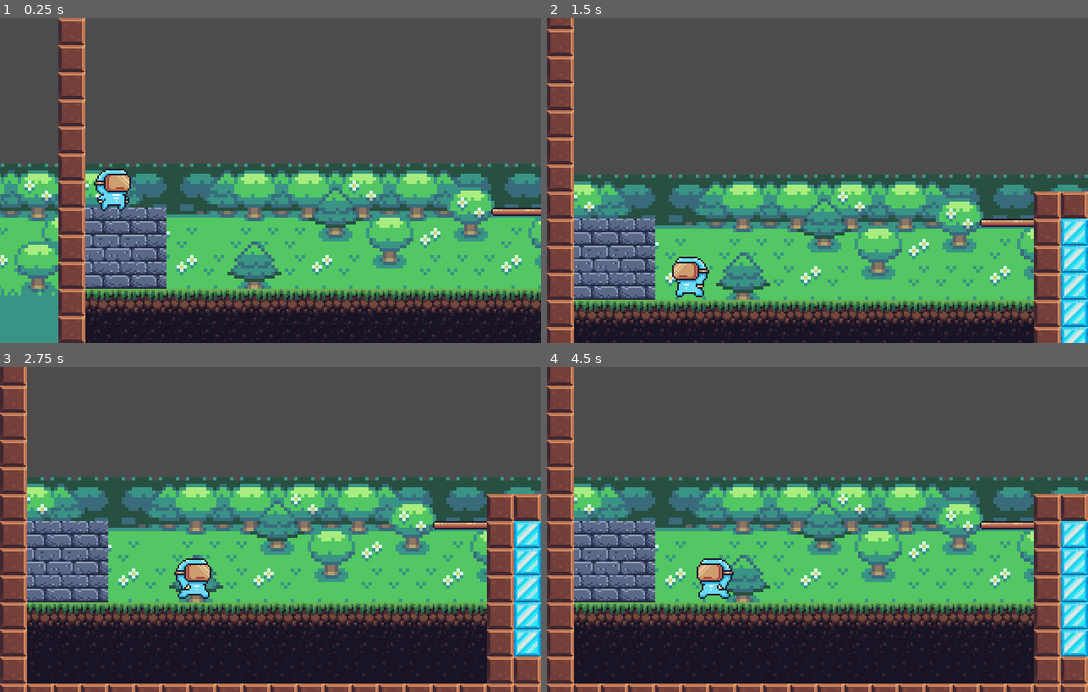
Above: before the commit, frames 1-4 (two rows, left to right).
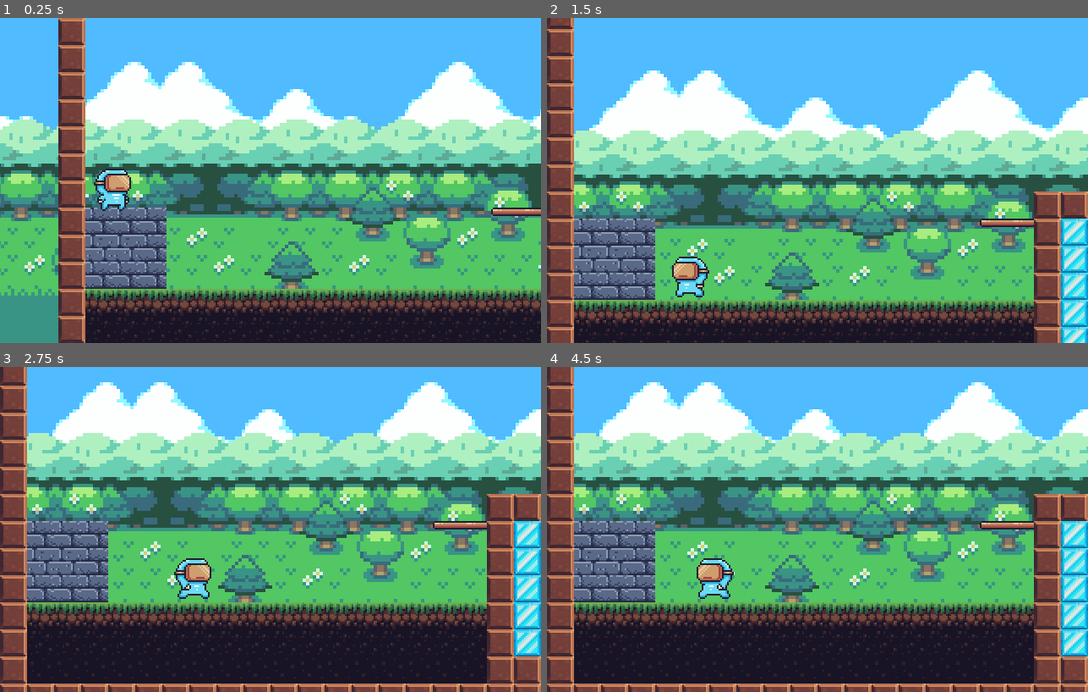
Above: after the commit, the same moments.

Repository: RIEart/zero
Game: Godot game, scene res://Levels/Level_01.tscn
Same seed, same stepped clock (60 frames per second), same inputs: the game is played once before the commit and once after it.
Inputs:
- Up to frame 1 (0.25 s): no input
- Up to frame 2 (1.5 s): hold D (move_right) 0.53-1.28 s; tap Space (jump) at 0.77 s; hold A (move_left) from 1.28 s (still down)
- Up to frame 3 (2.75 s): tap Space (jump) at 1.52 s; release A (move_left) at 2.03 s; hold D (move_right) from 2.03 s (still down)
- Up to frame 4 (4.5 s): tap Space (jump) at 3.02, 3.77 s; release D (move_right) at 3.53 s; hold A (move_left) from 3.53 s (still down)

The runs differ from the first frame. In frame 1, 59% of the frame differs, in the area x 0-100%, y 0-86%; in frame 2, 59%, in the area x 5-100%, y 0-87%; in frame 3, 45%; in frame 4, 46%.

Commit message:
ADD paralax

Diff:
--- a/Levels/Level_01.tscn
+++ b/Levels/Level_01.tscn
@@ -1,9 +1,13 @@
-[gd_scene load_steps=31 format=2]
+[gd_scene load_steps=35 format=2]
 
 [ext_resource path="res://Scene/Player.tscn" type="PackedScene" id=1]
 [ext_resource path="res://assets/Terrain/1 - Foreground_scenery.png" type="Texture" id=2]
 [ext_resource path="res://assets/Terrain/Textures-16.png" type="Texture" id=3]
 [ext_resource path="res://assets/Terrain/Terrain (16x16).png" type="Texture" id=4]
+[ext_resource path="res://assets/Terrain/4 - Cloud_cover_2.png" type="Texture" id=5]
+[ext_resource path="res://assets/Terrain/3 - Cloud_cover_1.png" type="Texture" id=6]
+[ext_resource path="res://assets/Terrain/5 - Sky_color.png" type="Texture" id=7]
+[ext_resource path="res://assets/Terrain/2 - Hills.png" type="Texture" id=8]
 
 [sub_resource type="ConvexPolygonShape2D" id=5]
 points = PoolVector2Array( 0, 0, 16, 0, 16, 16, 0, 16 )
@@ -873,10 +877,49 @@
 
 [node name="ParallaxBackground" type="ParallaxBackground" parent="."]
 
-[node name="ParallaxLayer" type="ParallaxLayer" parent="ParallaxBackground"]
+[node name="sky" type="ParallaxLayer" parent="ParallaxBackground"]
 motion_mirroring = Vector2( 576, 0 )
 
-[node name="Sprite" type="Sprite" parent="ParallaxBackground/ParallaxLayer"]
+[node name="Sprite" type="Sprite" parent="ParallaxBackground/sky"]
+position = Vector2( -12, -234 )
+scale = Vector2( 2, 2 )
+texture = ExtResource( 7 )
+centered = false
+
+[node name="clouds" type="ParallaxLayer" parent="ParallaxBackground"]
+motion_mirroring = Vector2( 576, 0 )
+
+[node name="Sprite" type="Sprite" parent="ParallaxBackground/clouds"]
+position = Vector2( -12, -234 )
+scale = Vector2( 2, 2 )
+texture = ExtResource( 6 )
+centered = false
+
+[node name="cloud-mountain" type="ParallaxLayer" parent="ParallaxBackground"]
+motion_scale = Vector2( 0.48, 0.8 )
+motion_mirroring = Vector2( 576, 0 )
+
+[node name="Sprite" type="Sprite" parent="ParallaxBackground/cloud-mountain"]
+position = Vector2( -12, -234 )
+scale = Vector2( 2, 2 )
+texture = ExtResource( 5 )
+centered = false
+
+[node name="montain-trees" type="ParallaxLayer" parent="ParallaxBackground"]
+motion_scale = Vector2( 0.7, 1 )
+motion_mirroring = Vector2( 576, 0 )
+
+[node name="Sprite" type="Sprite" parent="ParallaxBackground/montain-trees"]
+position = Vector2( -12, -234 )
+scale = Vector2( 2, 2 )
+texture = ExtResource( 8 )
+centered = false
+
+[node name="fg-trees" type="ParallaxLayer" parent="ParallaxBackground"]
+motion_scale = Vector2( 0.8, 1 )
+motion_mirroring = Vector2( 576, 0 )
+
+[node name="Sprite" type="Sprite" parent="ParallaxBackground/fg-trees"]
 position = Vector2( -12, -234 )
 scale = Vector2( 2, 2 )
 texture = ExtResource( 2 )
